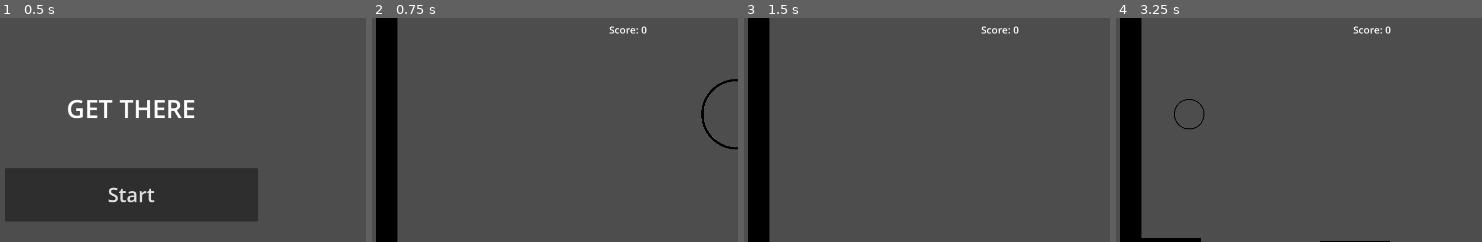
Above: before the commit, frames 1-4 (left to right).
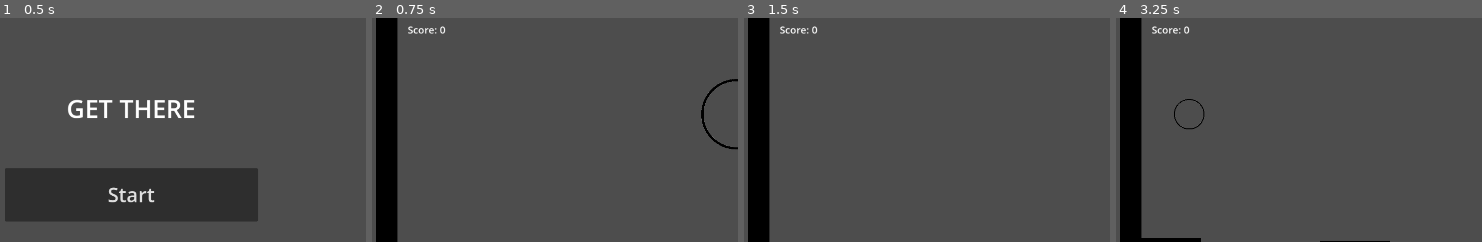
Above: after the commit, the same moments.

Repository: kylietmo/gmtk-2024-game
Game: Godot game, scene res://menus/start_screen/start_screen.tscn
Two runs of this game, one before a commit and one after it. Both use one fixed random seed, a clock stepped at 60 frames per second and the inputs below. Sound files missing from this copy of the repository are replaced by a short silence.
Inputs:
- Up to frame 1 (0.5 s): no input
- Up to frame 2 (0.75 s): click "Start" at 0.5 s
- Up to frame 3 (1.5 s): hold D (right) from 1.28 s (still down); tap 3 (size_large) at 1.35 s
- Up to frame 4 (3.25 s): release D (right) at 2 s; click "Try Again" at 2 s; hold A (left) from 2.78 s (still down); tap 1 (size_small) at 2.85 s
The pictures show only the part of the screen within x 0-50%, y 4-53%; the shares and areas given below are measured in that part.

Frame 1 is identical in both runs. In frame 2, 0.4% of the frame differs, in the area x 9-76%, y 3-8%; in frame 3, 0.4%; in frame 4, 0.4%.

Commit message:
fix: score label pos

Diff:
--- a/src/score.gd
+++ b/src/score.gd
@@ -4,6 +4,7 @@
 
 # Called when the node enters the scene tree for the first time.
 func _ready() -> void:
+	position.x = Globals.LEFT_BARRIER_X + SCORE_LABEL_OFFSET
 	position.y = -Globals.IN_BOUNDS_HEIGHT/2 + SCORE_LABEL_OFFSET
 	Globals.connect("score_changed", _on_score_changed)
 
